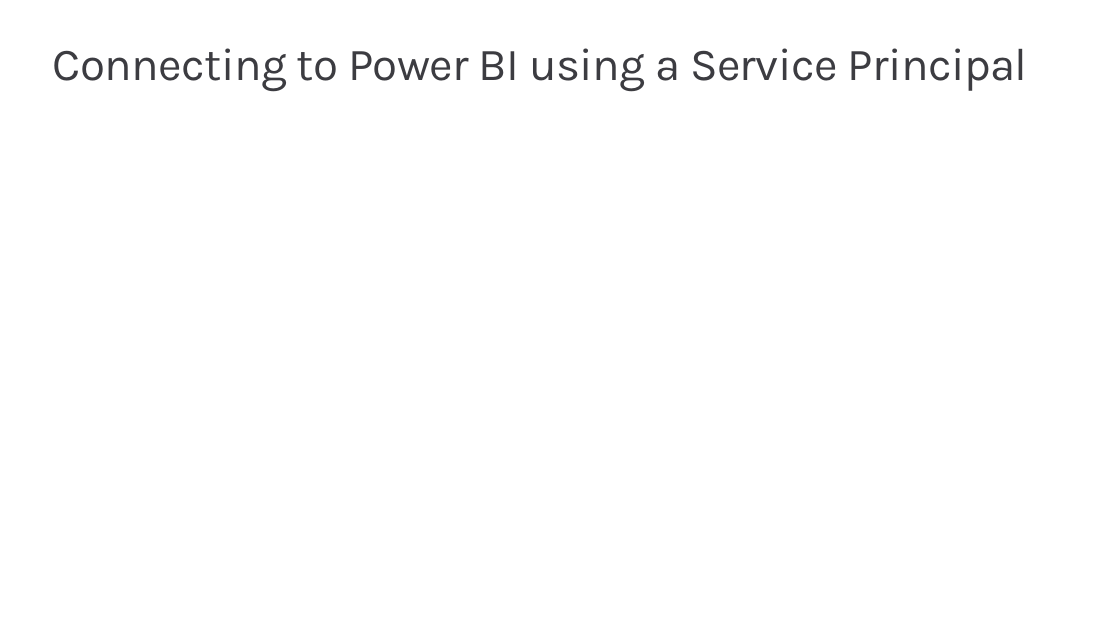
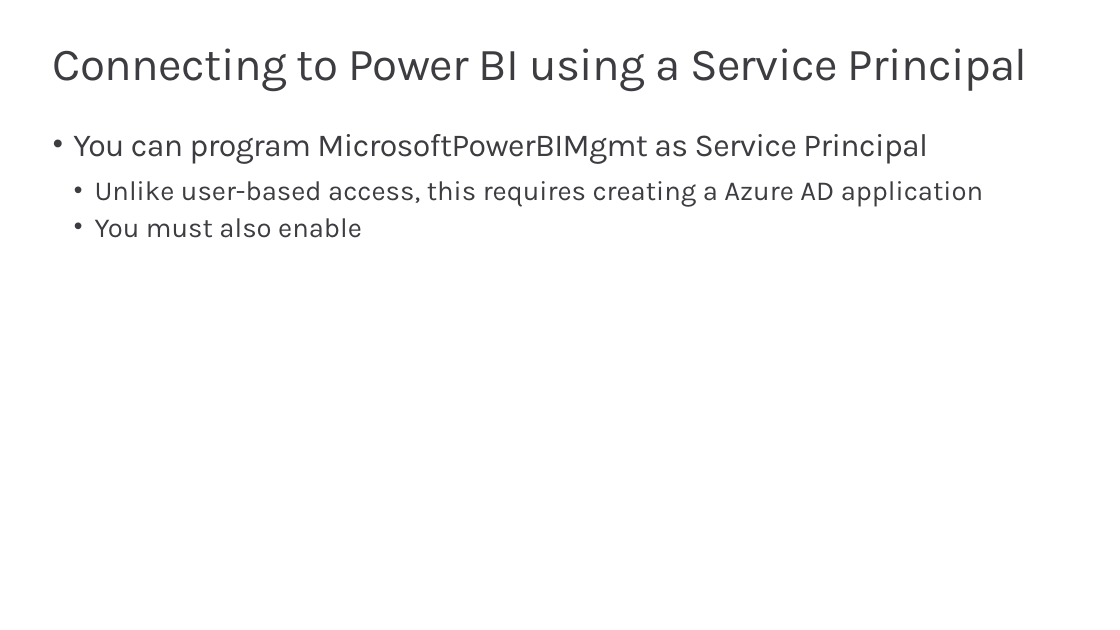
Before and after one commit to PowerBiDevCamp/Camp-Sessions, a slide deck: slide 36 of Session 02 - Writing PowerShell Script for Power BI.pptx (slide 34 before the commit). Drawn at 1120x630 pixels with LibreOffice and Linux fonts; fonts in the diff are those of the drawing; background and template pictures are left out. Boxes give left, top, right and bottom in pixels: in the first picture for what was removed or moved away, otherwise in the second. Text is boxed around its words. In the diff, an @@ line names an element or a change of style, - is before the commit and + after.

```diff
--- a/Session 02 - Writing PowerShell Script for Power BI.pptx
+++ b/Session 02 - Writing PowerShell Script for Power BI.pptx
@@ text added at bbox=[73, 134, 983, 238], 24 pt, text #3C3C41 @@
+• You can program MicrosoftPowerBIMgmt as Service Principal
+  • Unlike user-based access, this requires creating a Azure AD application
+  • You must also enable
```
Also in this commit, not shown: 17 other slides changed, 22 slides added, 14 slides removed, 1 other file.
